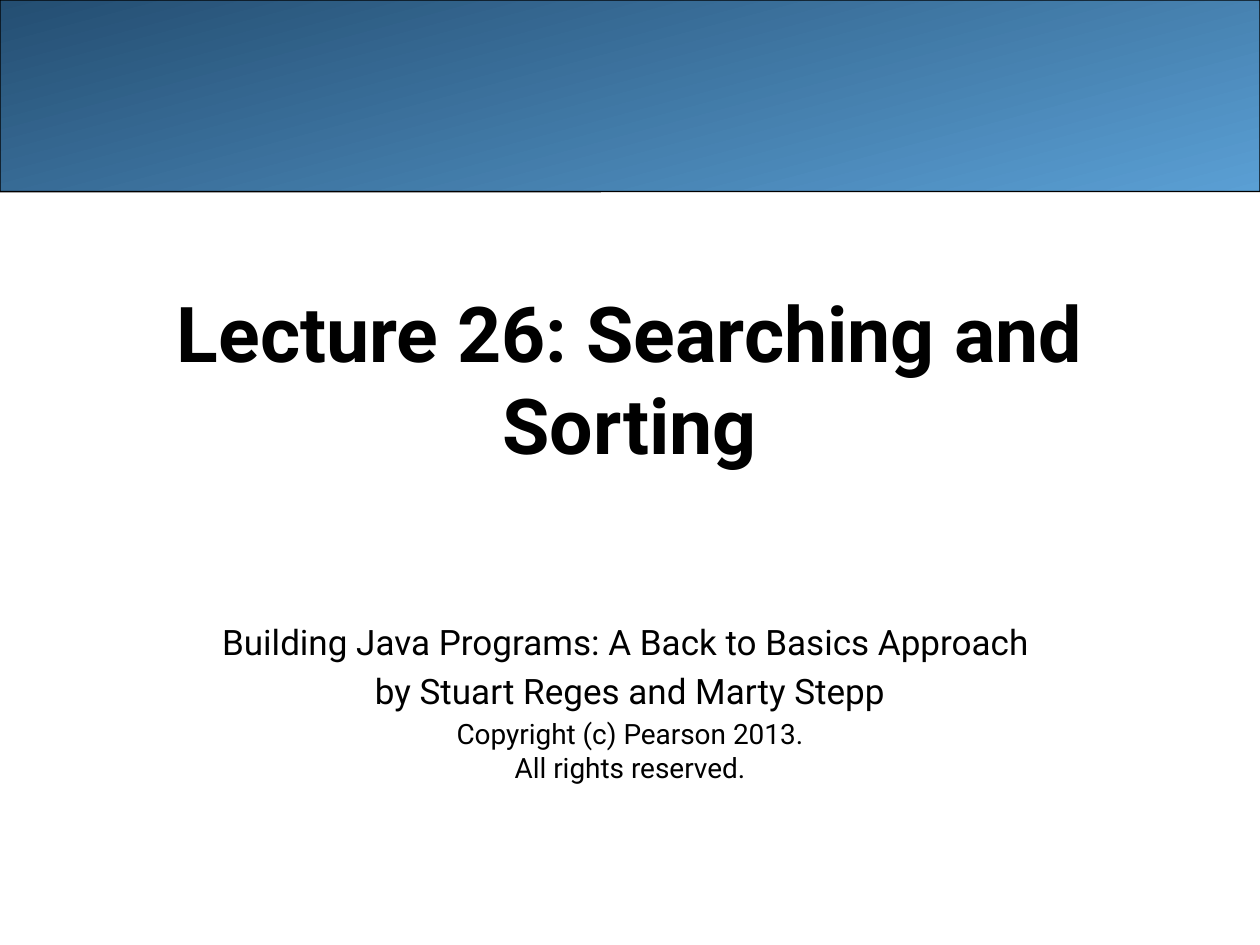
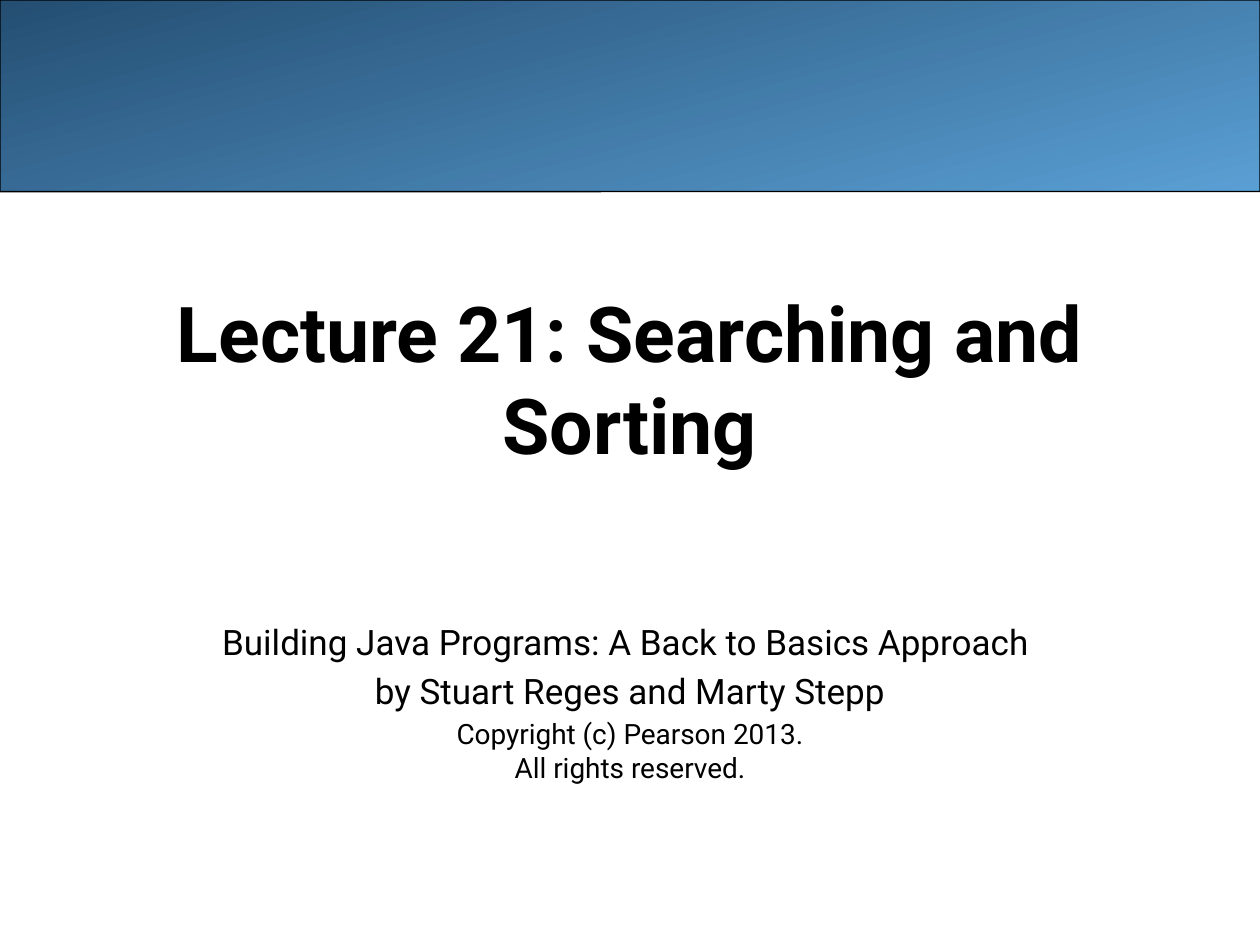
Before and after one commit to LongBaoNguyen/longbaonguyen.github.io, a slide deck: slide 1 of courses/apcsa/lecture21.pptx. Drawn at 1260x945 pixels with LibreOffice and Linux fonts; fonts in the diff are those of the drawing. Boxes give left, top, right and bottom in pixels: in the first picture for what was removed or moved away, otherwise in the second. Text is boxed around its words. In the diff, an @@ line names an element or a change of style, - is before the commit and + after.

```diff
--- a/courses/apcsa/lecture21.pptx
+++ b/courses/apcsa/lecture21.pptx
@@ title at [177, 304, 1082, 470]: text changed @@
-Lecture 26: Searching and Sorting
+Lecture 21: Searching and Sorting
```
Also in this commit, not shown: 4 other slides changed, 4 slides added, 12 other files.
